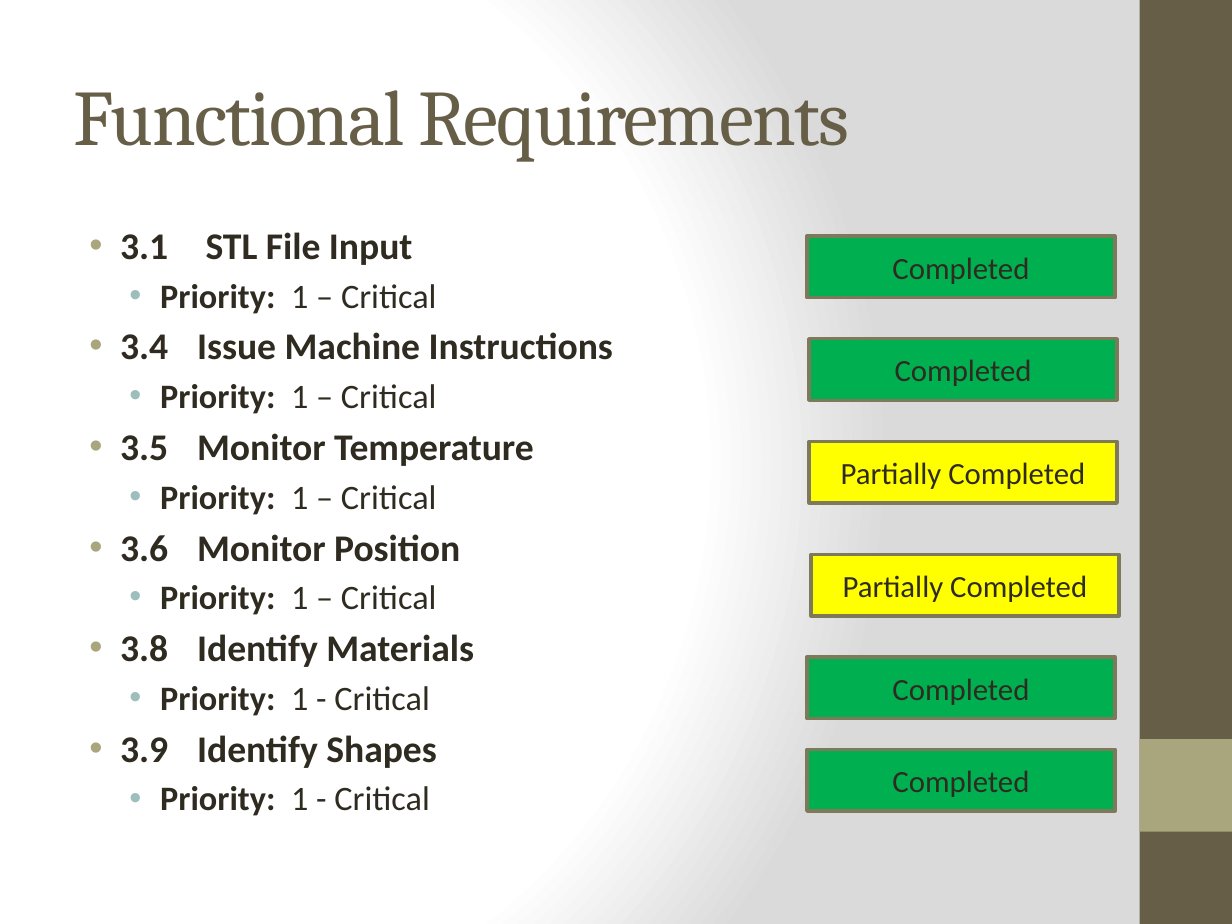
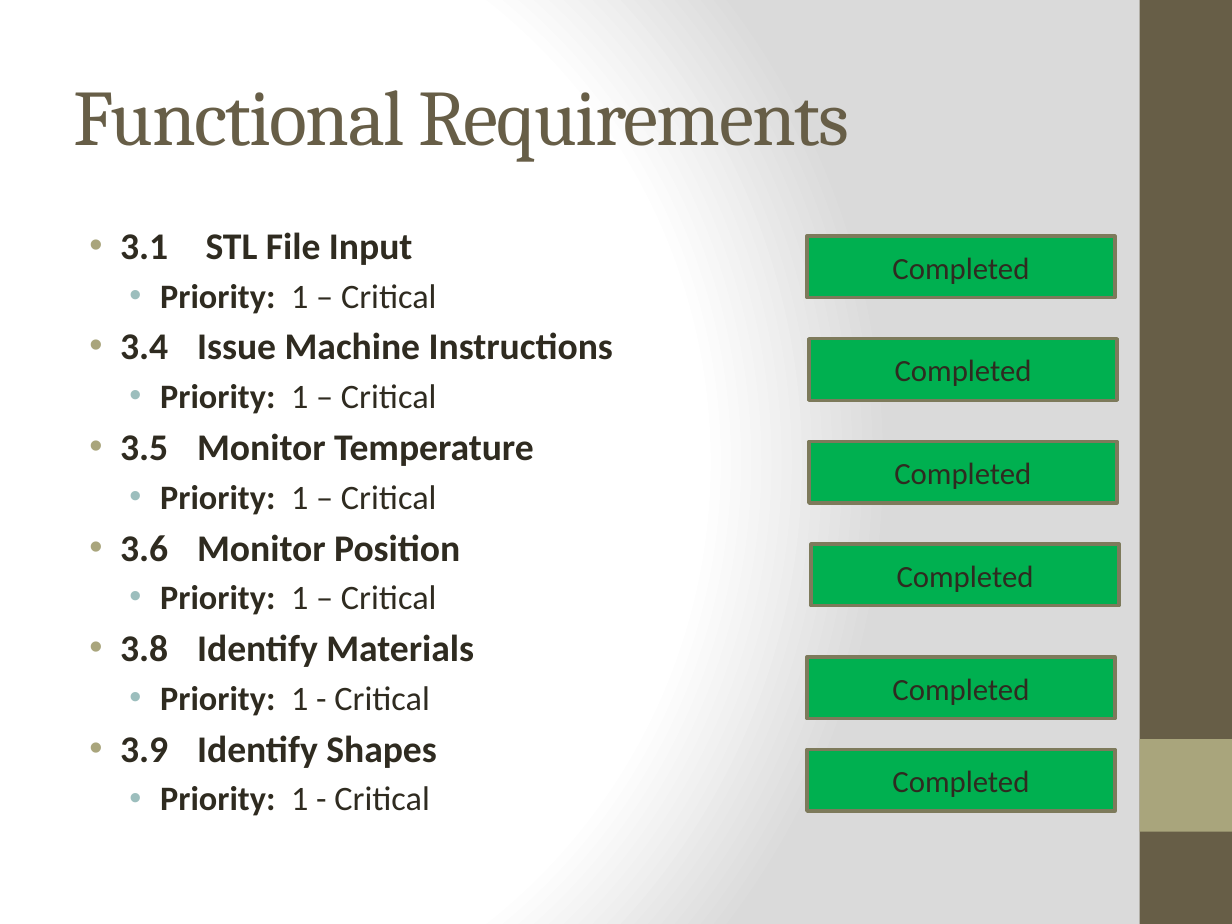
Before and after one commit to qpHalcy0n/SRDesign, a slide deck: slide 5 of Final Presentation/Ink3d Final Presentation.pptx. Drawn at 1232x924 pixels with LibreOffice and Linux fonts; fonts in the diff are those of the drawing. Boxes give left, top, right and bottom in pixels: in the first picture for what was removed or moved away, otherwise in the second. Text is boxed around its words. In the diff, an @@ line names an element or a change of style, - is before the commit and + after.

```diff
--- a/Final Presentation/Ink3d Final Presentation.pptx
+++ b/Final Presentation/Ink3d Final Presentation.pptx
@@ rectangle "Completed" at (x1=809, y1=441, x2=1117, y2=503): fill #FFFF00 to #00B050 @@
@@ text in rectangle at (x1=894, y1=462, x2=1031, y2=489): text changed @@
-Partially Completed
+Completed
@@ rectangle "Completed" at (x1=811, y1=545, x2=1119, y2=606): fill #FFFF00 to #00B050 @@
@@ rectangle "Completed" moved from (x1=811, y1=554, x2=1119, y2=616) to (x1=811, y1=545, x2=1119, y2=606) @@
@@ text in rectangle at (x1=897, y1=565, x2=1034, y2=592): text changed @@
-Partially Completed
+Completed
```
Also in this commit, not shown: 1 other slide changed.
